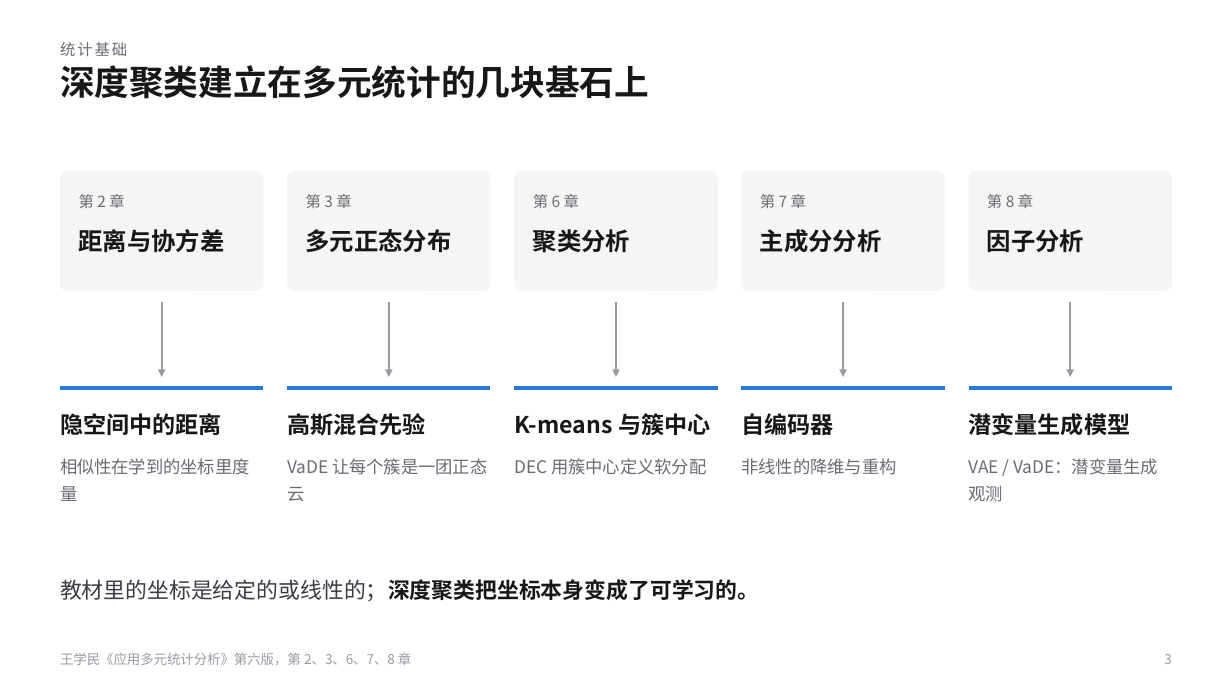
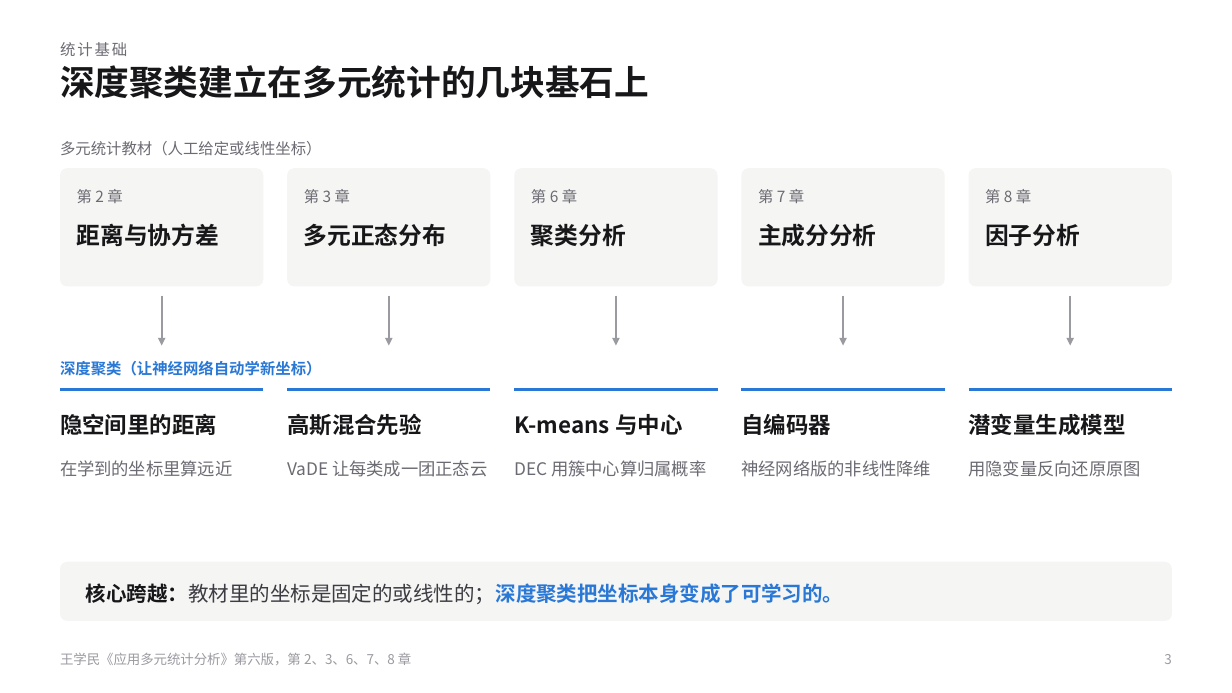
Before and after one commit to KQYaili/DeepClustering-Survey, a slide deck: slide 3 of presentation/deep-clustering-evolution-selection-guide.pptx. Drawn at 1232x693 pixels with LibreOffice and Linux fonts; fonts in the diff are those of the drawing. Boxes give left, top, right and bottom in pixels: in the first picture for what was removed or moved away, otherwise in the second. Text is boxed around its words. In the diff, an @@ line names an element or a change of style, - is before the commit and + after.

```diff
--- a/presentation/deep-clustering-evolution-selection-guide.pptx
+++ b/presentation/deep-clustering-evolution-selection-guide.pptx
@@ text added at [60, 141, 322, 156], 12 pt, text #6B6B73 @@
+多元统计教材（人工给定或线性坐标）
@@ 5 rounded rectangles, 1 text: place and size @@
-5 rounded rectangles, 1 text at [60, 171, 1172, 291]
+5 rounded rectangles, 1 text at [60, 168, 1172, 287]
@@ text "第 2 章": place and size @@
-text "第 2 章" at [79, 194, 124, 208]
+text "第 2 章" at [77, 189, 122, 203]
@@ text "第 3 章": place and size @@
-text "第 3 章" at [306, 194, 351, 208]
+text "第 3 章" at [304, 189, 350, 203]
@@ text "第 7 章": place and size @@
-text "第 7 章" at [760, 194, 806, 208]
+text "第 7 章" at [758, 189, 804, 203]
@@ text "第 8 章": place and size @@
-text "第 8 章" at [987, 194, 1033, 208]
+text "第 8 章" at [985, 189, 1031, 203]
@@ size 19 to 18.5 pt in 5 elements at [304, 223, 446, 246], [985, 223, 1080, 246], [77, 223, 219, 246], [531, 223, 626, 247], [758, 223, 877, 246] @@
@@ arrow moved from (162, 302) - (162, 377) to (162, 296) - (162, 346) @@
@@ arrow moved from (389, 302) - (389, 377) to (389, 296) - (389, 346) @@
@@ arrow moved from (616, 302) - (616, 377) to (616, 296) - (616, 346) @@
@@ arrow moved from (843, 302) - (843, 377) to (843, 296) - (843, 346) @@
@@ arrow moved from (1070, 302) - (1070, 377) to (1070, 296) - (1070, 346) @@
@@ text added at [60, 361, 322, 376], 12 pt, text #2A78D6, bold @@
+深度聚类（让神经网络自动学新坐标）
@@ text at [60, 414, 217, 435]: text changed; size 18 to 17.5 pt @@
-隐空间中的距离
+隐空间里的距离
@@ text at [514, 414, 682, 435]: text changed; size 18 to 17.5 pt @@
-K-means 与簇中心
+K-means 与中心
@@ size 18 to 17.5 pt in 3 elements at [287, 414, 422, 435], [741, 414, 831, 435], [969, 414, 1126, 435] @@
@@ text at [60, 460, 232, 477]: text changed @@
-相似性在学到的坐标里度量
+在学到的坐标里算远近
@@ text at [287, 460, 487, 477]: text changed @@
-VaDE 让每个簇是一团正态云
+VaDE 让每类成一团正态云
@@ text at [514, 460, 706, 477]: text changed @@
-DEC 用簇中心定义软分配
+DEC 用簇中心算归属概率
@@ text at [741, 460, 931, 477]: text changed @@
-非线性的降维与重构
+神经网络版的非线性降维
@@ text at [969, 460, 1141, 477]: text changed @@
-VAE / VaDE：潜变量生成观测
+用隐变量反向还原原图
@@ rounded rectangle added at [60, 562, 1172, 621], fill #F5F5F4 @@
@@ text "核心跨越：教材里的坐标是固定的或线性的；深度聚类把坐标本身变成了可学习的。" at [86, 583, 843, 604]: vertical alignment top to middle @@
@@ text at [86, 583, 843, 604]: text changed; size 17 to 16 pt; text colour #17171A to #2A78D6 @@
-教材里的坐标是给定的或线性的；深度聚类把坐标本身变成了可学习的。
+核心跨越：教材里的坐标是固定的或线性的；深度聚类把坐标本身变成了可学习的。
```
Also in this commit, not shown: 28 other slides changed, 17 other files.
